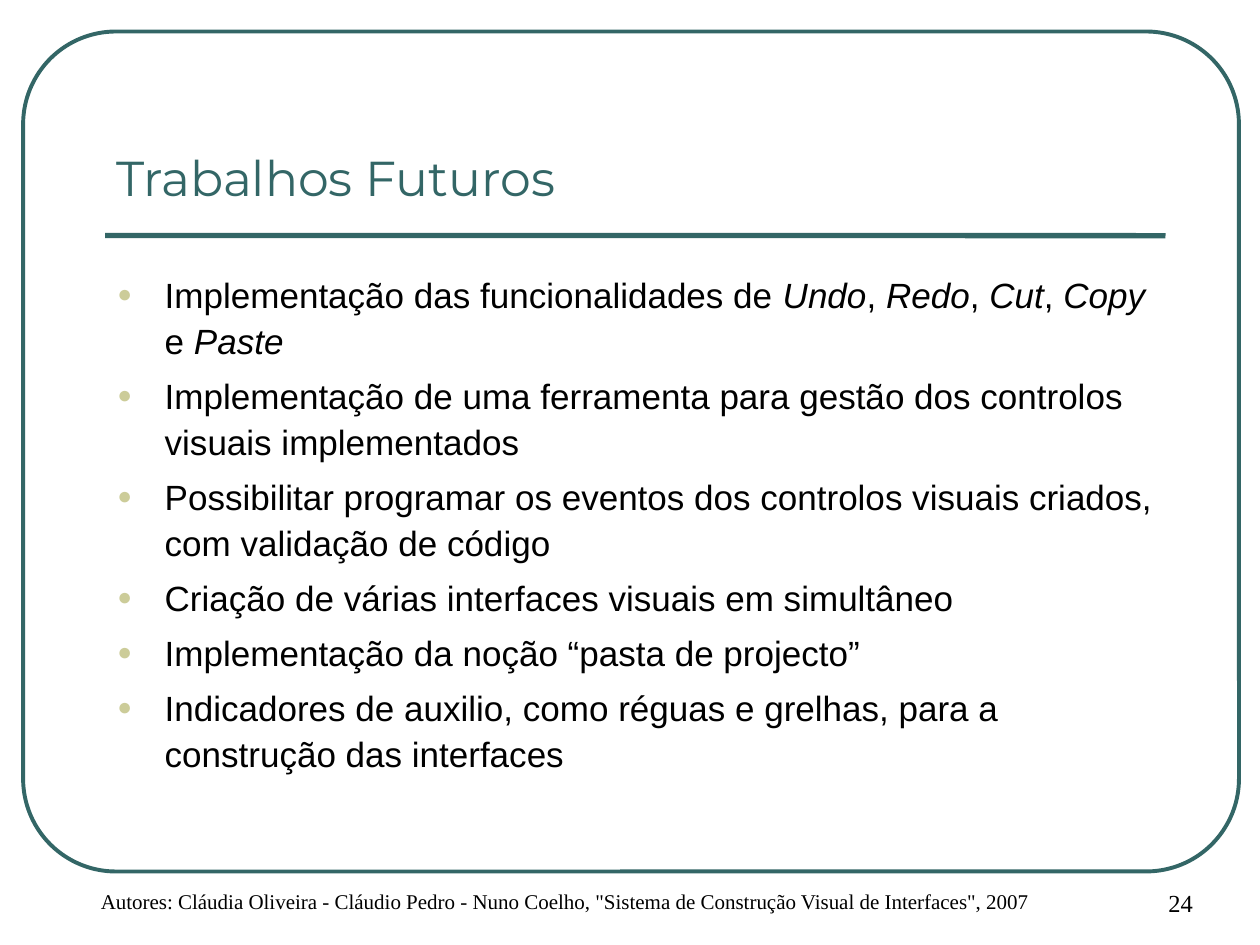
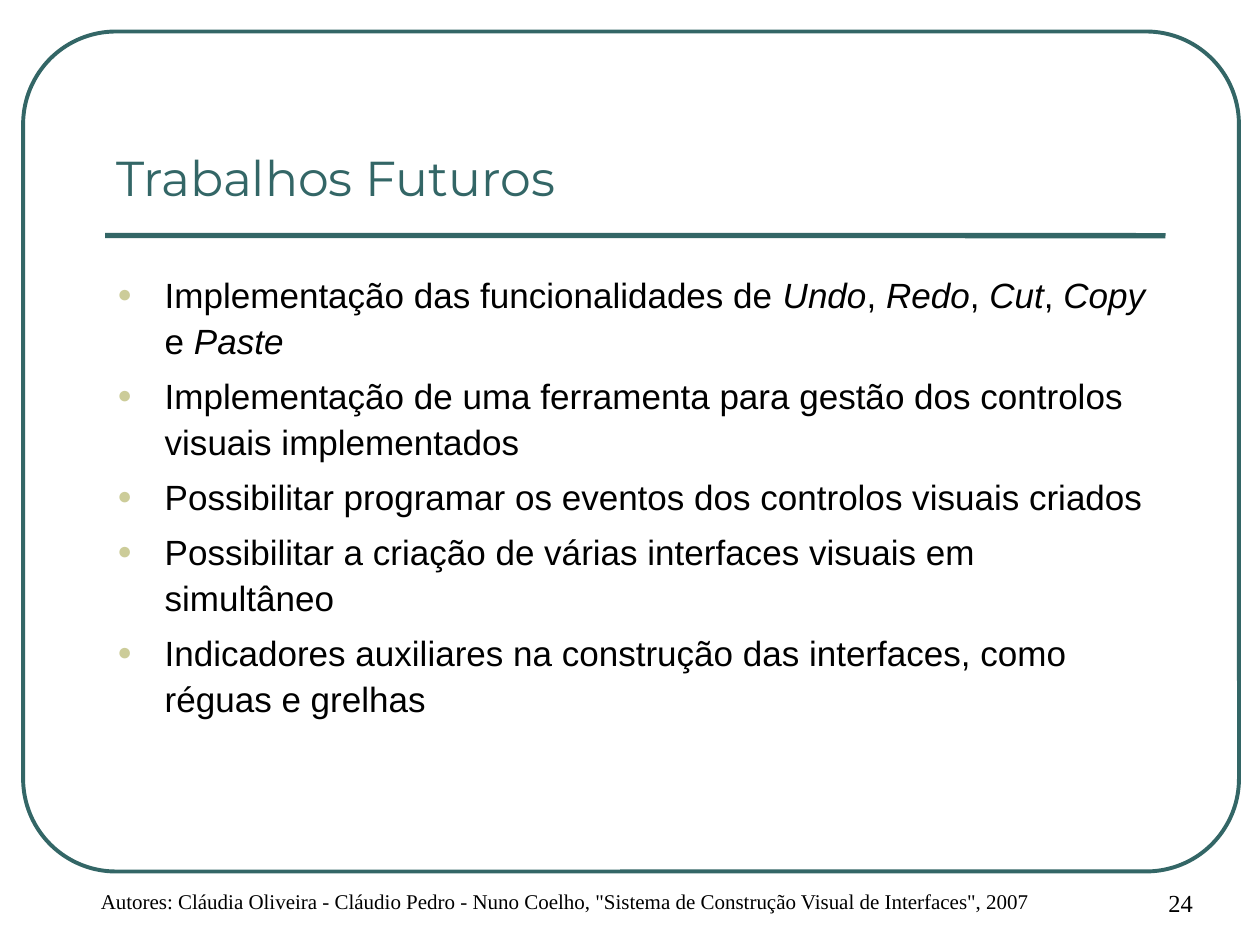
Before and after one commit to cpedro84/qooxdooguibuilder, a slide deck: slide 24 of apresentacao/Apresentação de Projecto.ppt. Drawn at 1260x945 pixels with LibreOffice and Linux fonts; fonts in the diff are those of the drawing; background and template pictures are left out. Boxes give left, top, right and bottom in pixels: in the first picture for what was removed or moved away, otherwise in the second. Text is boxed around its words. In the diff, an @@ line names an element or a change of style, - is before the commit and + after.

```diff
--- a/apresentacao/Apresentação de Projecto.ppt
+++ b/apresentacao/Apresentação de Projecto.ppt
@@ text at [165,484,1142,719]: text changed @@
-● Possibilitar programar os eventos dos controlos visuais criados, com validação de código
-● Criação de várias interfaces visuais em simultâneo
-● Implementação da noção “pasta de projecto”
-● Indicadores de auxilio, como réguas e grelhas, para a construção das interfaces
+● Possibilitar programar os eventos dos controlos visuais criados
+● Possibilitar a criação de várias interfaces visuais em simultâneo
+● Indicadores auxiliares na construção das interfaces, como réguas e grelhas
```
Also in this commit, not shown: 8 other slides changed.
